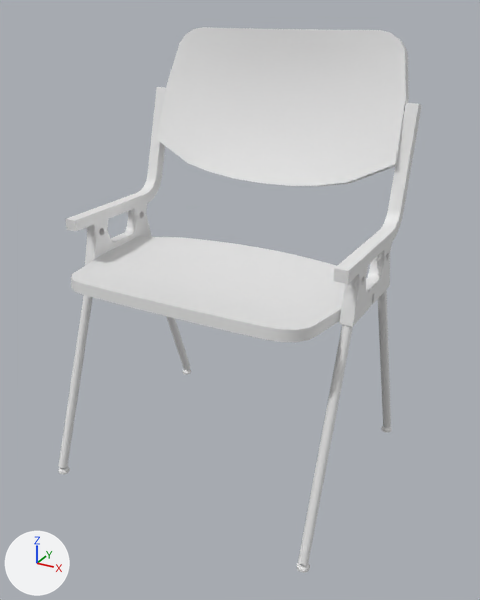
The FBX model Assets/Models/Environment/Chair.fbx as it was, and as the next commit left it.
Before and after are seen from a 50 mm lens placed at (0.717, -1.264, 1.067), pointed at (0.031, -0.017, 0.443). Lighting does not change. The marker at lower left points along +X, +Y and +Z. Where no turn or scale is listed for an object, it has been applied to the vertices.

Objects in the first picture: 'Chair'.
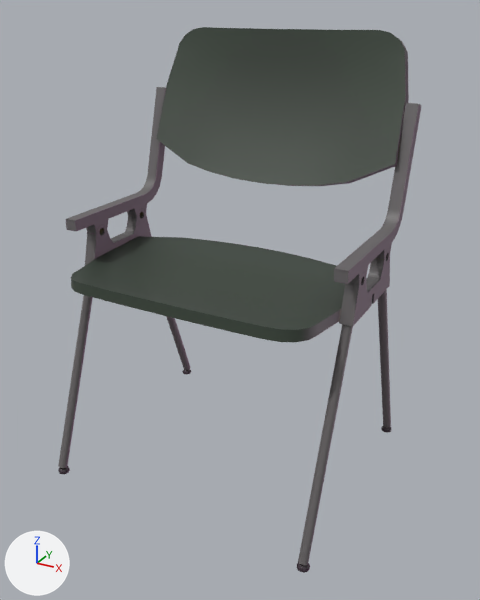
Boxes (x1, y1, x2, y2) around the edits, measured in the pictures (480 x 600 px):
'Chair', surface changed (white to grey)
    both: (58, 27, 421, 573)

The change, as a diff of the scene's bpy script:
```diff
--- a/Assets/Models/Environment/Chair.fbx.py
+++ b/Assets/Models/Environment/Chair.fbx.py
@@ img_chair_chair_diffuse_png @@
+img_chair_chair_diffuse_png = load_image('Chair_Chair_Diffuse.png', 'Materials/Chair_Chair_Diffuse.png', 512, 512, 'sRGB')
@@ img_chair_chair_normal_png @@
+img_chair_chair_normal_png = load_image('Chair_Chair_Normal.png', 'Materials/Chair_Chair_Normal.png', 512, 512, 'Non-Color')
@@ mat_chair @@
 n0 = _N.new('ShaderNodeBsdfPrincipled'); n0.name = 'Principled BSDF'
 n1 = _N.new('ShaderNodeOutputMaterial'); n1.name = 'Material Output'
+n2 = _N.new('ShaderNodeTexImage'); n2.name = 'Image Texture'
+n2.image = img_chair_chair_diffuse_png
+n3 = _N.new('ShaderNodeTexImage'); n3.name = 'Image Texture.001'
+n3.image = img_chair_chair_normal_png
+n4 = _N.new('ShaderNodeNormalMap'); n4.name = 'Normal Map'
 _L.new(n0.outputs[0], n1.inputs[0])  # 'BSDF' to 'Surface'
+_L.new(n2.outputs[0], n0.inputs[0])  # 'Color' to 'Base Color'
+_L.new(n3.outputs[0], n4.inputs[1])  # 'Color' to 'Color'
+_L.new(n4.outputs[0], n0.inputs[5])  # 'Normal' to 'Normal'
```
